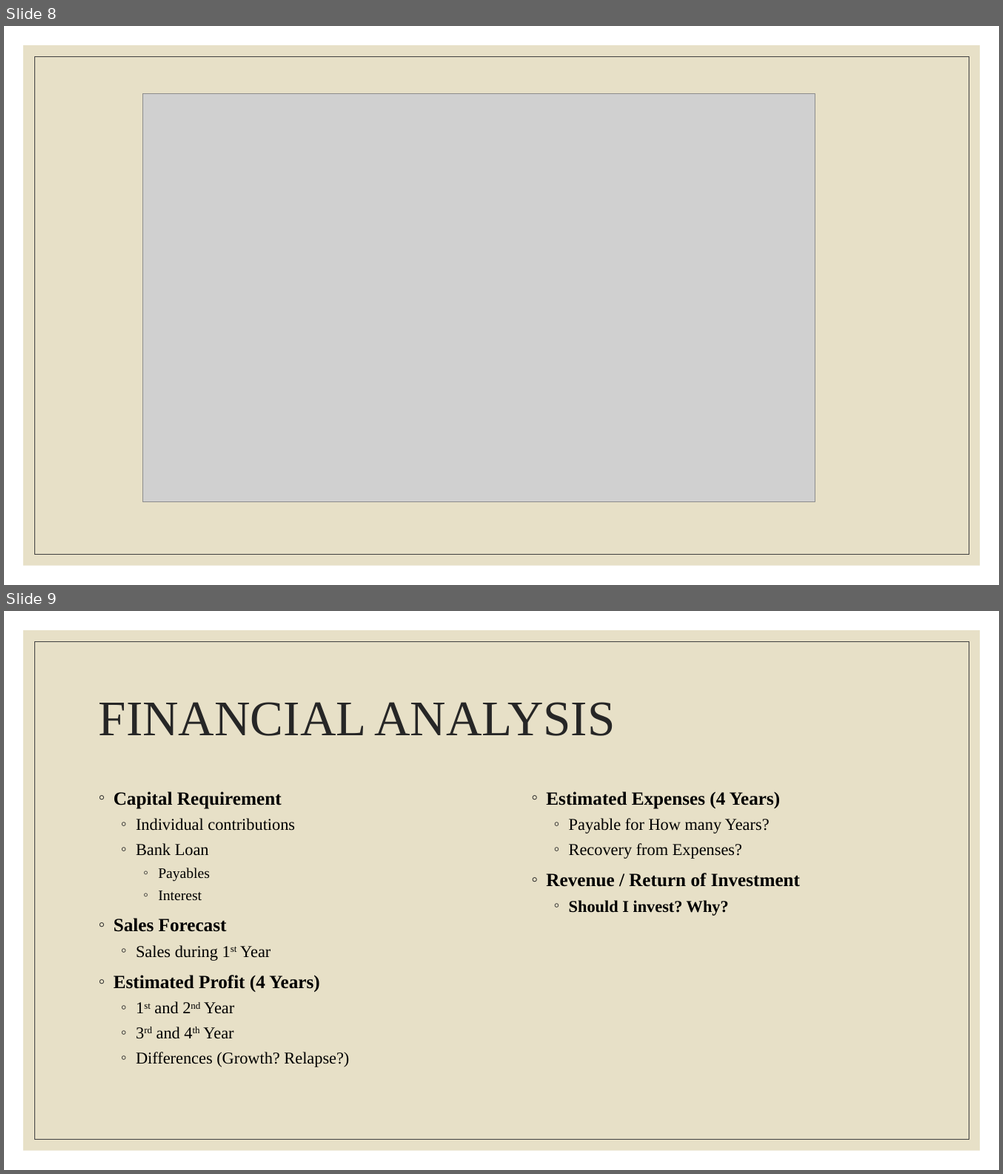
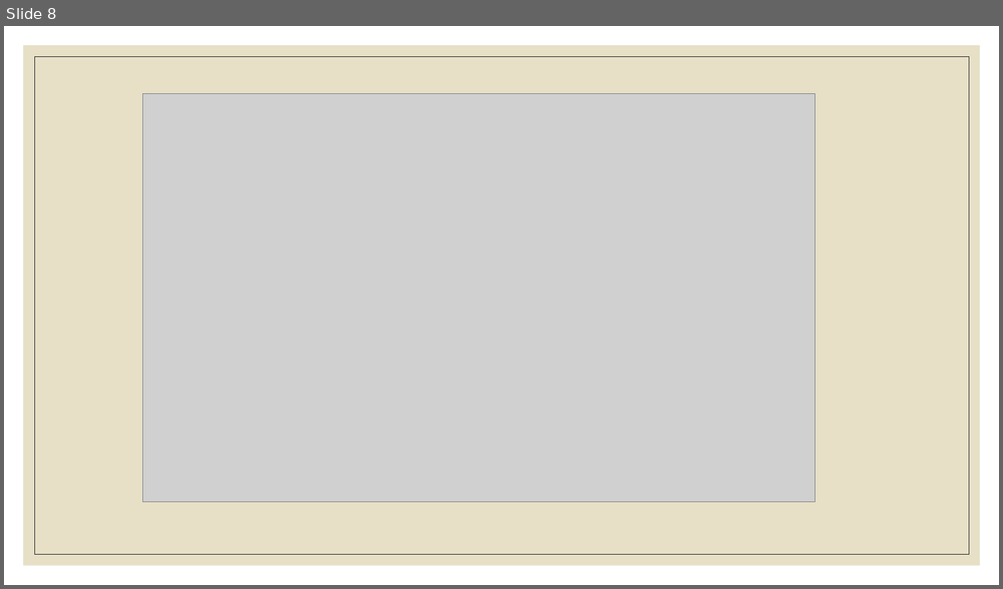
Before and after one commit to jdimapilis02/tentrep-yps, a slide deck: YPS.pptx. Shown one above the other, each under a label of ours: slides 8 and 9 before the commit, slide 8 after it. The pictures are 1003x1174 and 1003x589 pixels, drawn with LibreOffice and Linux fonts; fonts in the diff are those of the drawing; grey boxes stand for pictures. Boxes give left, top, right and bottom in pixels: in the first picture for what was removed or moved away, otherwise in the second. Text is boxed around its words. In the diff, an @@ line names an element or a change of style, - is before the commit and + after.

```diff
--- a/YPS.pptx
+++ b/YPS.pptx
@@ slide 9 removed at <box>4,611,999,1170</box>, background #FFFFFF; not listed: 2 template elements that a slide beside it also shows @@
@@ title removed at <box>99,702,614,736</box> @@
-FINANCIAL ANALYSIS
@@ text removed at <box>114,792,349,1068</box> @@
-◦ Capital Requirement
-  ◦ Individual contributions
-  ◦ Bank Loan
-    ◦ Payables
-    ◦ Interest
-◦ Sales Forecast
-  ◦ Sales during 1st Year
-◦ Estimated Profit (4 Years)
-  ◦ 1st and 2nd Year
-  ◦ 3rd and 4th Year
-  ◦ Differences (Growth? Relapse?)
@@ text removed at <box>546,792,800,916</box> @@
-◦ Estimated Expenses (4 Years)
-  ◦ Payable for How many Years?
-  ◦ Recovery from Expenses?
-◦ Revenue / Return of Investment
-  ◦ Should I invest? Why?
```
Also in this commit, not shown: 3 slides added, 1 other slide removed, 20 other files.
